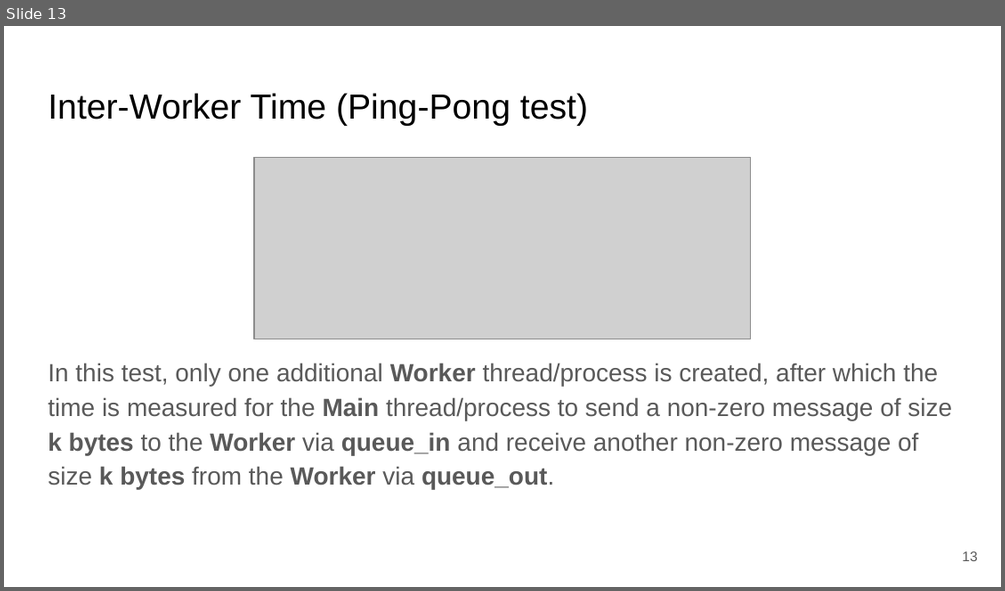
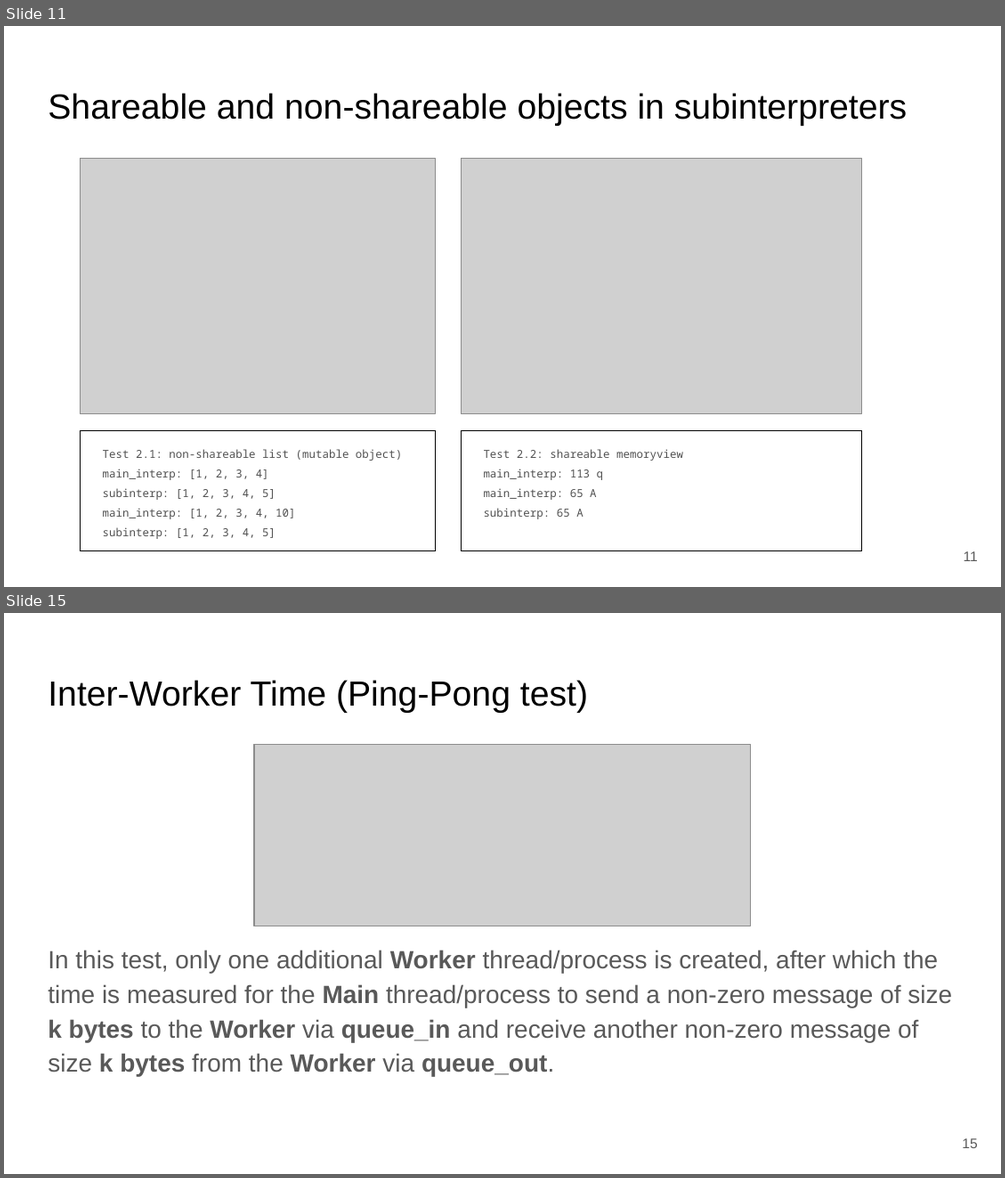
Before and after one commit to SSStas/mipt-python-course, a slide deck: subinterpreters_project/Subinterpreters.pptx. Shown one above the other, each under a label of ours: slide 13 before the commit, slides 11 and 15 after it; the slides between them are not shown. The pictures are 1005x591 and 1005x1178 pixels, drawn with LibreOffice and Linux fonts; fonts in the diff are those of the drawing; grey boxes stand for pictures. Boxes give left, top, right and bottom in pixels: in the first picture for what was removed or moved away, otherwise in the second. Text is boxed around its words. In the diff, an @@ line names an element or a change of style, - is before the commit and + after.

Commit message:
Fixed presentation; added subinterpreters isolation check

```diff
--- a/subinterpreters_project/Subinterpreters.pptx
+++ b/subinterpreters_project/Subinterpreters.pptx
@@ slide 11 added at (4,26,1001,587), background #FFFFFF @@
@@ title added at (48,93,906,126), 25.2 pt, text #000000 @@
+Shareable and non-shareable objects in subinterpreters
@@ picture added at (80,159,435,414) @@
@@ picture added at (461,159,861,414) @@
@@ text added at (80,431,435,551), outline #000000 0.75 pt, 8 pt, text #515151 @@
+Test 2.1: non-shareable list (mutable object)
+main_interp: [1, 2, 3, 4]
+subinterp: [1, 2, 3, 4, 5]
+main_interp: [1, 2, 3, 4, 10]
+subinterp: [1, 2, 3, 4, 5]
@@ rectangle added at (461,431,861,551), outline #000000 0.75 pt, 8 pt, text #515151 @@
+Test 2.2: shareable memoryview
+main_interp: 113 q
+main_interp: 65 A
+subinterp: 65 A
@@ page number added at (963,551,978,561), 10 pt, text #595959 @@
+11
@@ what was slide 13 is now slide 15 @@
@@ page number at (962,1138,977,1148): text changed @@
-13
+15
```
Also in this commit, not shown: 19 slides changed, 2 other slides added, 1 slide removed, 7 other files.
